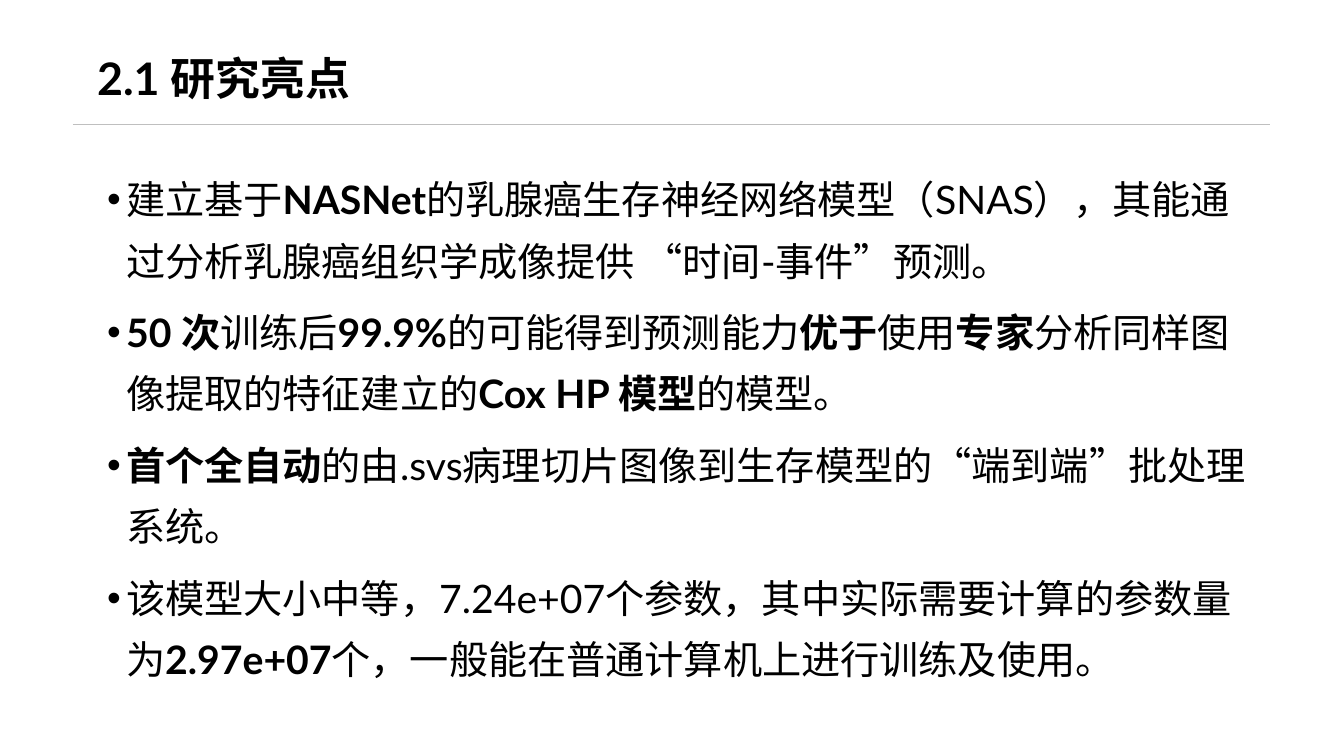
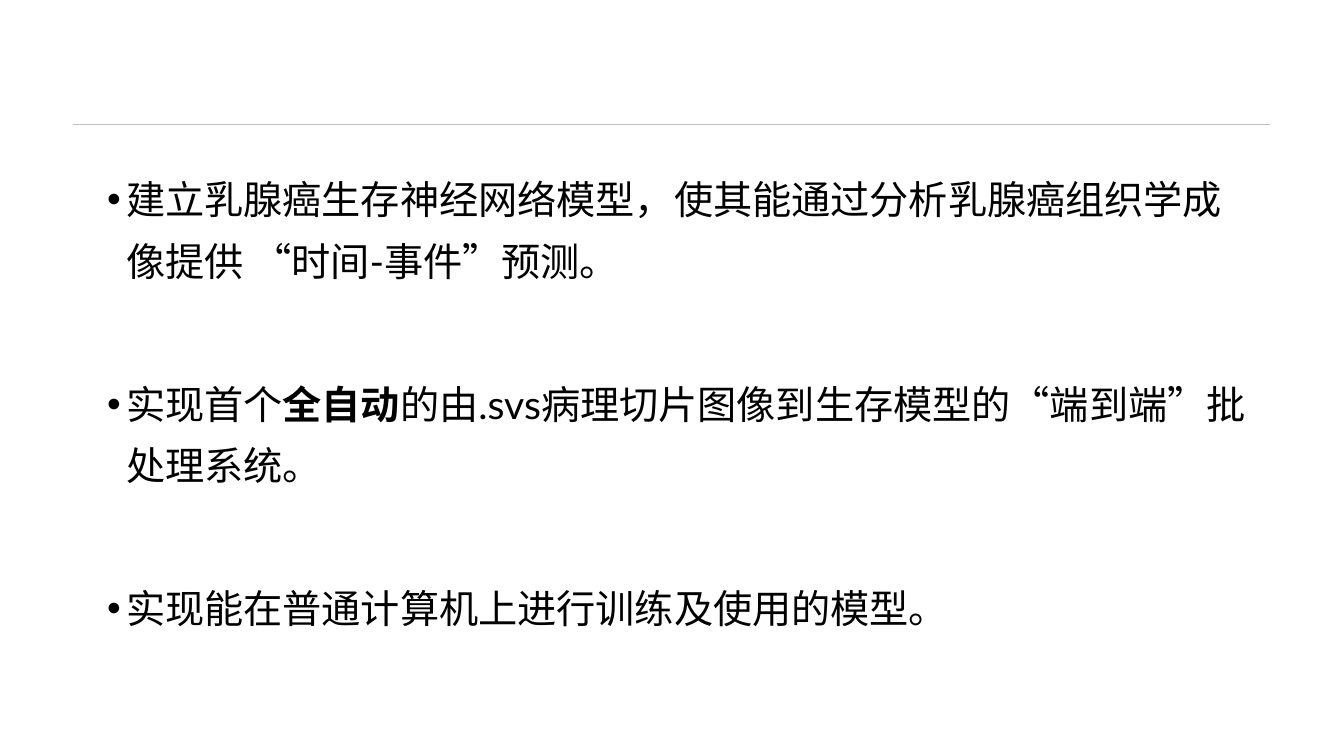
Before and after one commit to KiyoshiMu/Survival-Analysis-by-Breast-Cancer-Slides, a slide deck: slide 5 of data/pre.pptx (slide 4 before the commit). Drawn at 1344x756 pixels with LibreOffice and Linux fonts; fonts in the diff are those of the drawing; background and template pictures are left out. Boxes give left, top, right and bottom in pixels: in the first picture for what was removed or moved away, otherwise in the second. Text is boxed around its words. In the diff, an @@ line names an element or a change of style, - is before the commit and + after.

Commit message:
pre

```diff
--- a/data/pre.pptx
+++ b/data/pre.pptx
@@ text removed at (97, 56, 350, 99) @@
-2.1 研究亮点
@@ text at (126, 180, 1246, 627): text changed @@
-• 建立基于NASNet的乳腺癌生存神经网络模型（SNAS），其能通过分析乳腺癌组织学成像提供 “时间-事件”预测。
-• 50 次训练后99.9%的可能得到预测能力优于使用专家分析同样图像提取的特征建立的Cox HP 模型的模型。
-• 首个全自动的由.svs病理切片图像到生存模型的“端到端”批处理系统。
-• 该模型大小中等，7.24e+07个参数，其中实际需要计算的参数量为2.97e+07个，一般能在普通计算机上进行训练及使用。
+• 建立乳腺癌生存神经网络模型，使其能通过分析乳腺癌组织学成像提供 “时间-事件”预测。
+• 实现首个全自动的由.svs病理切片图像到生存模型的“端到端”批处理系统。
+• 实现能在普通计算机上进行训练及使用的模型。
```
Also in this commit, not shown: 11 other slides changed, 3 slides added.
